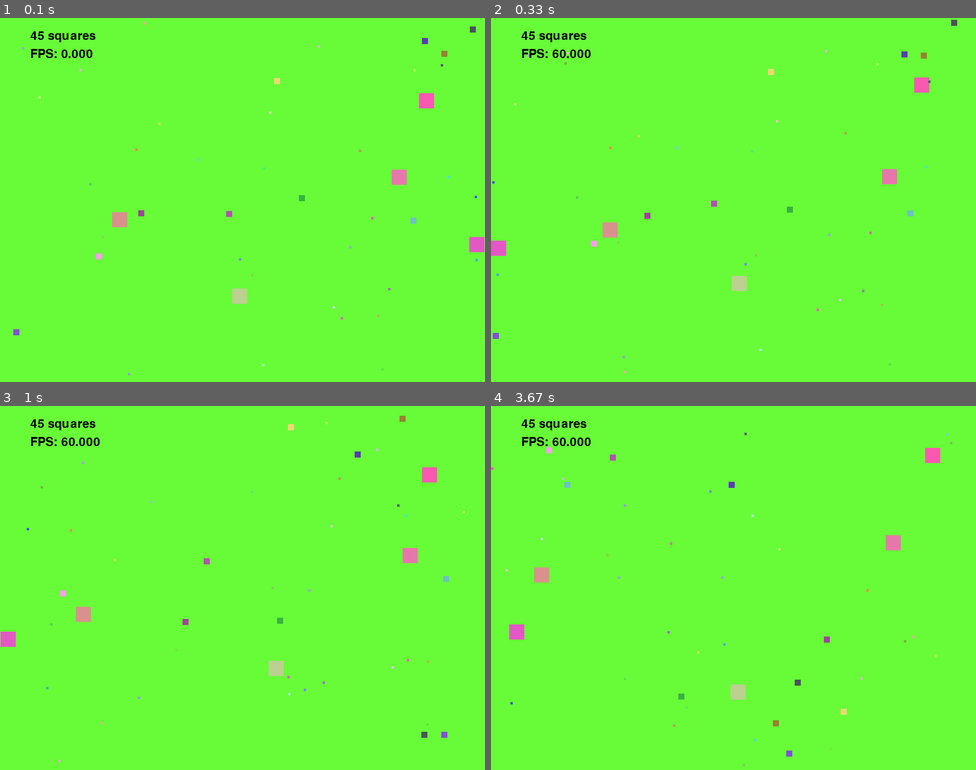
Above: before the commit, frames 1-4 (two rows, left to right).
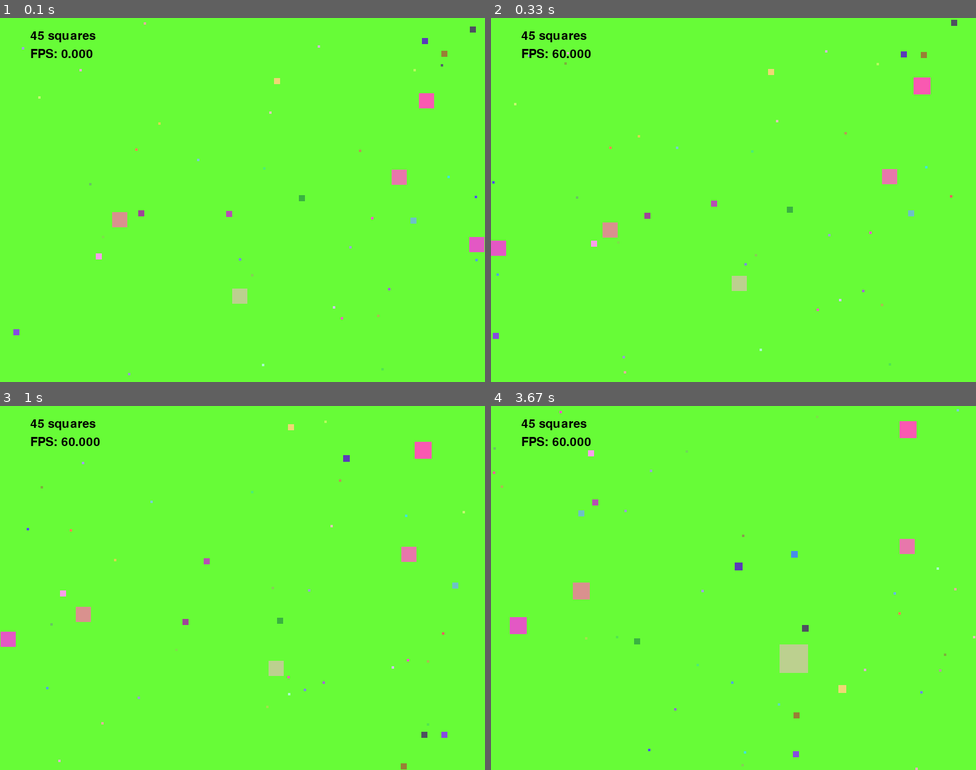
Above: after the commit, the same moments.

Repository: kevinotah/lab8-pygame
Game: pygame game, started from main.py
Two runs of this game, one before a commit and one after it. Both use one fixed random seed, a clock stepped at 60 frames per second and the inputs below.
Inputs:
- Up to frame 1 (0.1 s): no input
- Up to frame 2 (0.33 s): no input
- Up to frame 3 (1 s): no input
- Up to frame 4 (3.67 s): no input

Frame 1 is identical in both runs. In frame 2, less than 0.1% of the frame differs, in the area x 84-96%, y 9-55%; in frame 3, 0.5%; in frame 4, 2.2%, in the area x 0-100%, y 0-100%.

Commit message:
exam: q5 - eating

Diff:
--- a/main.py
+++ b/main.py
@@ -19,6 +19,7 @@
 
 MIN_SIZE: int = 4
 MAX_SIZE: int = 25
+MAX_GROWTH_SIZE = 50
 
 WHITE: Tuple[int, int, int] = (255, 255, 255)
 BLACK: Tuple[int, int, int] = (0, 0, 0)
@@ -105,6 +106,14 @@
         elif self.y > SCREEN_HEIGHT - self.size:
             self.y = 0
 
+        for square in all_squares:
+            if square is self:
+                continue
+            else:
+                if self._check_collision(square) and self.size > square.size and self.size < MAX_GROWTH_SIZE:
+                    square.lifespan = 0
+                    self.size *= 1 + (square.size/MAX_SIZE)
+
 
     def compute_flee_vector(self, all_squares: List['Square']) -> Tuple[float, float]:
         # Return a vector pointing away from larger nearby squares.
@@ -205,7 +214,7 @@
             if square.age < square.lifespan:
                 new_squares.append(square)
             else:
-                new_squares.append(Square(square.size))
+                new_squares.append(Square(int(square.size)))
                 # q2 was done together with q1
 
         squares = new_squares
Not shown, changed: MY_EXAM.md
